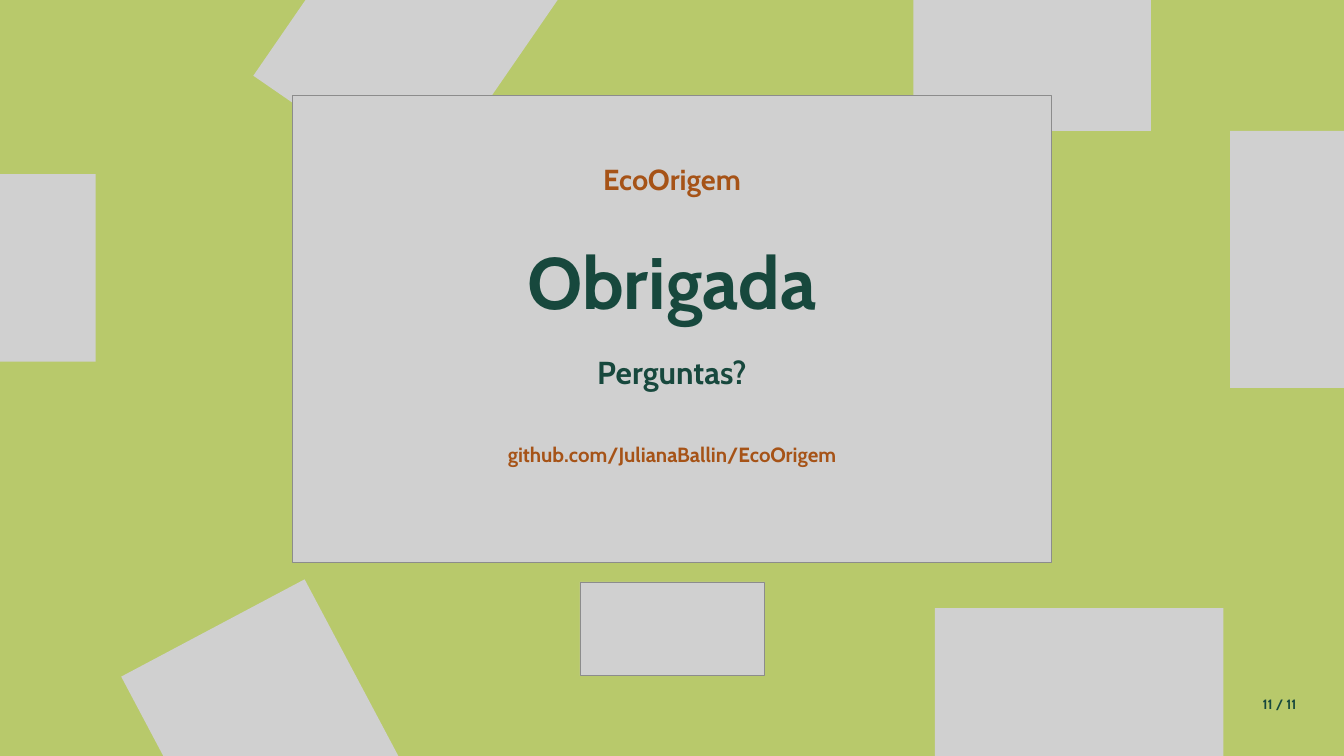
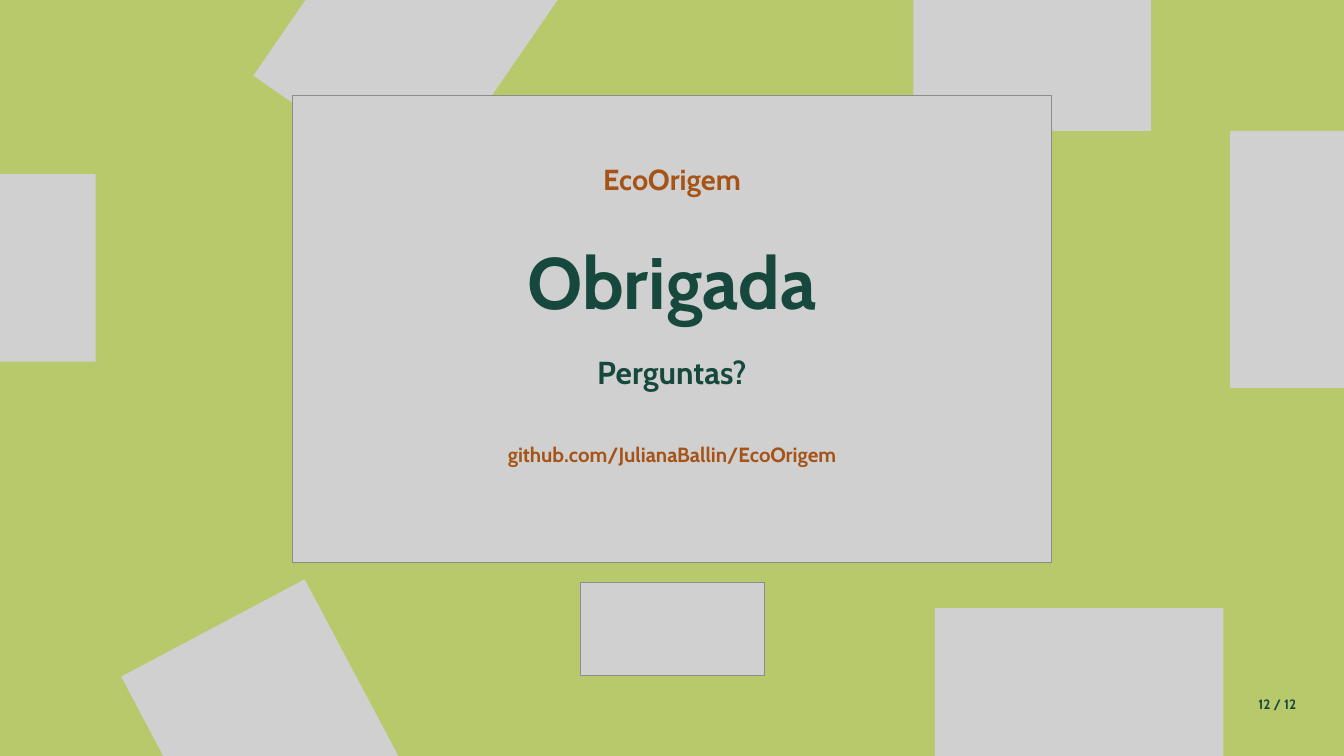
Before and after one commit to JulianaBallin/EcoOrigem, a slide deck: slide 12 of docs/slides/apresentacao-ecoorigem.pptx (slide 11 before the commit). Drawn at 1344x756 pixels with LibreOffice and Linux fonts; fonts in the diff are those of the drawing; grey boxes stand for pictures. Boxes give left, top, right and bottom in pixels: in the first picture for what was removed or moved away, otherwise in the second. Text is boxed around its words. In the diff, an @@ line names an element or a change of style, - is before the commit and + after.

```diff
--- a/docs/slides/apresentacao-ecoorigem.pptx
+++ b/docs/slides/apresentacao-ecoorigem.pptx
@@ text at (x1=1258, y1=699, x2=1296, y2=709): text changed @@
-11 / 11
+12 / 12
```
Also in this commit, not shown: 10 other slides changed, 1 slide added, 1 other file.
